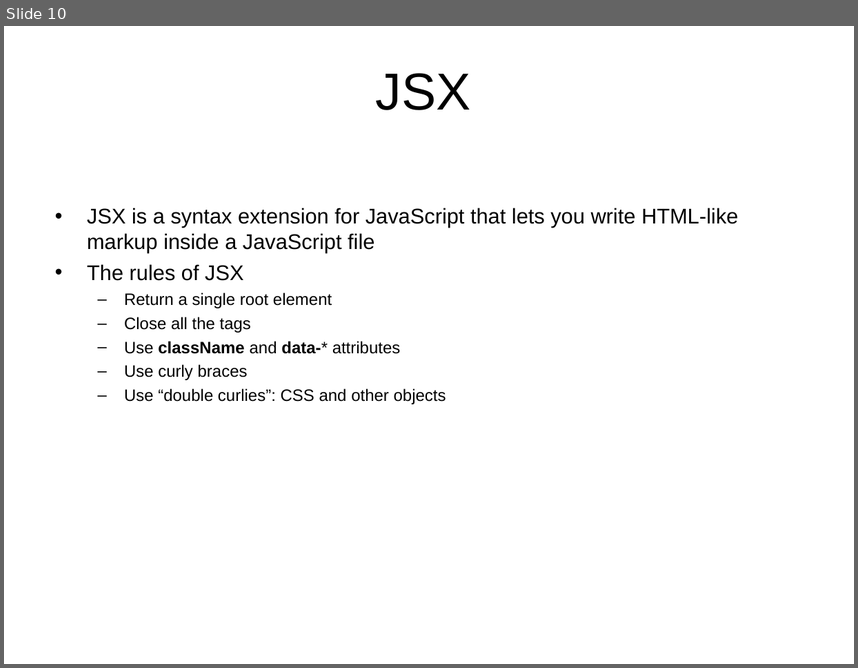
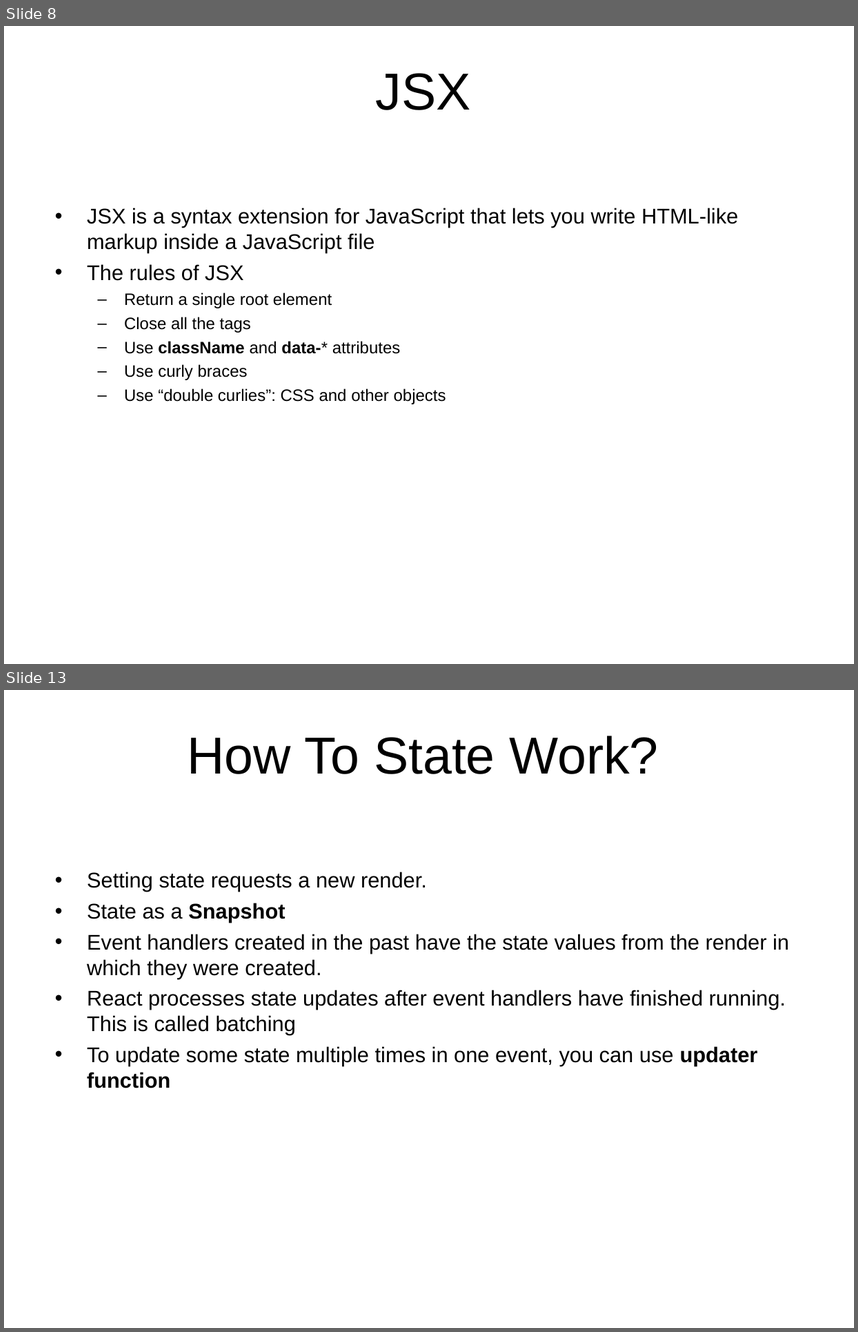
Before and after one commit to thongleclv/reactjs, a slide deck: React Overview.ppt. Shown one above the other, each under a label of ours: slide 10 before the commit, slides 8 and 13 after it; the slides between them are not shown. The pictures are 858x668 and 858x1332 pixels, drawn with LibreOffice and Linux fonts; fonts in the diff are those of the drawing; background and template pictures are left out. Boxes give left, top, right and bottom in pixels: in the first picture for what was removed or moved away, otherwise in the second. Text is boxed around its words. In the diff, an @@ line names an element or a change of style, - is before the commit and + after.

```diff
--- a/React Overview.ppt
+++ b/React Overview.ppt
@@ slide 13 added at [4, 690, 854, 1328], background picture (left out) @@
@@ title added at [188, 736, 659, 774], 44 pt, text #000000 @@
+How To State Work?
@@ text added at [87, 871, 789, 1088], 18 pt, text #000000 @@
+• Setting state requests a new render.
+• State as a Snapshot
+• Event handlers created in the past have the state values from the render in which they were created.
+• React processes state updates after event handlers have finished running. This is called batching
+• To update some state multiple times in one event, you can use updater function
@@ what was slide 10 is now slide 8 @@
```
Also in this commit, not shown: 8 slides changed, 7 other slides added, 5 slides removed, 1 other file.
